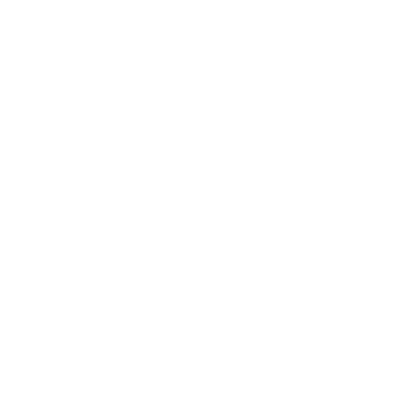
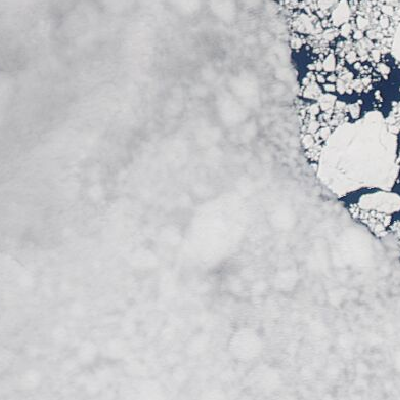
Revision of a layered 400 x 400 image; what changed, layer by layer:
added layer "Layer 1" above "Background" over (0, 0, 400, 400)
